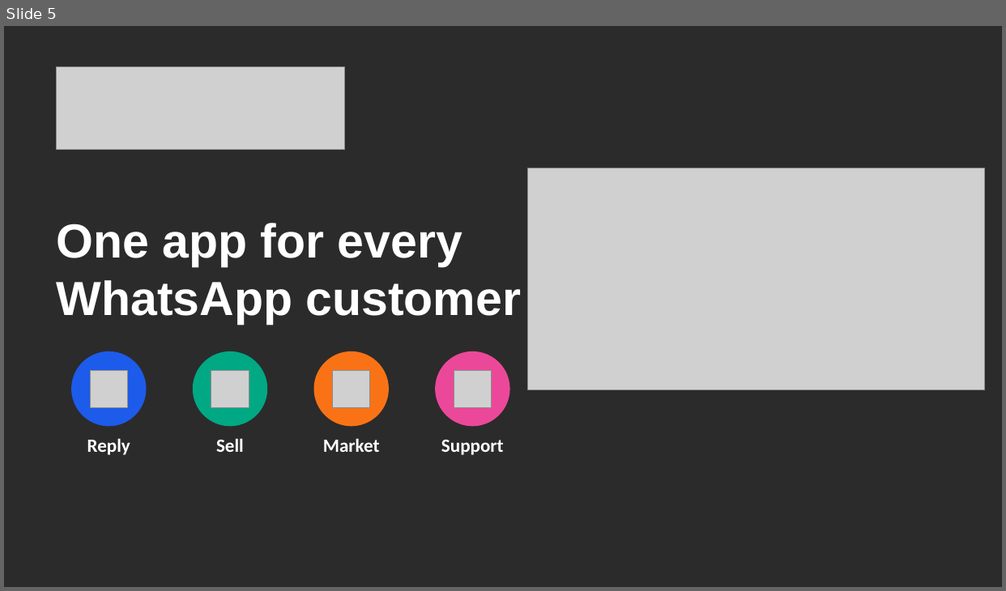
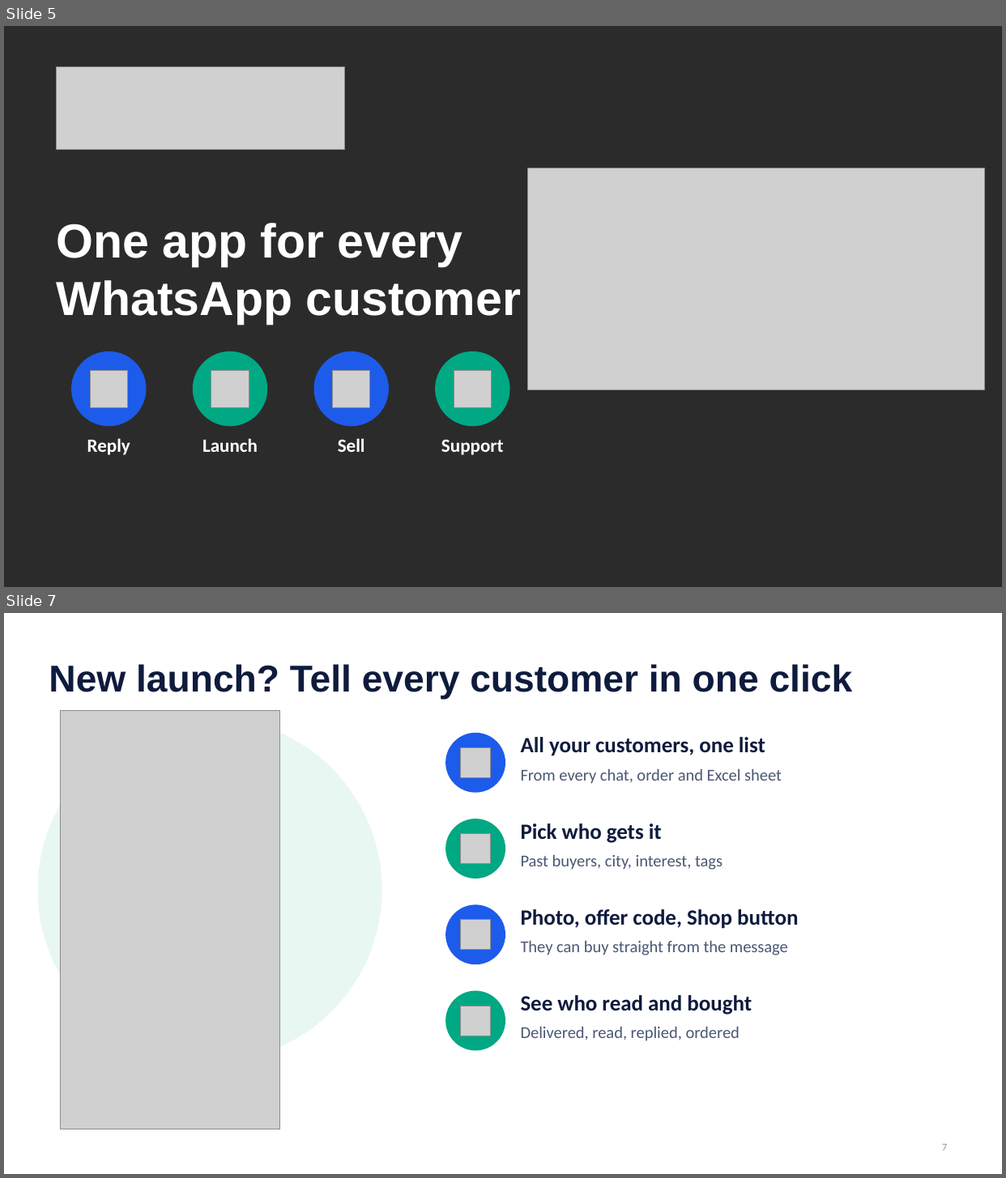
Before and after one commit to tejachennu/Marketing-CRM, a slide deck: docs/presentations/WAMA-CRM-Client-Presentation.pptx. Shown one above the other, each under a label of ours: slide 5 before the commit, slides 5 and 7 after it; the slides between them are not shown. The pictures are 1006x591 and 1006x1178 pixels, drawn with LibreOffice and Linux fonts; fonts in the diff are those of the drawing; grey boxes stand for pictures; background and template pictures are left out; a plain dark background stands for a picture behind light text. Boxes give left, top, right and bottom in pixels: in the first picture for what was removed or moved away, otherwise in the second. Text is boxed around its words. In the diff, an @@ line names an element or a change of style, - is before the commit and + after.

```diff
--- a/docs/presentations/WAMA-CRM-Client-Presentation.pptx
+++ b/docs/presentations/WAMA-CRM-Client-Presentation.pptx
@@ slide 7 added at (x1=4, y1=613, x2=1002, y2=1174), background #FFFFFF @@
@@ title added at (x1=49, y1=664, x2=853, y2=699), 36 pt, text #0E1B3D, bold @@
+New launch? Tell every customer in one click
@@ ellipse added at (x1=38, y1=717, x2=382, y2=1063), fill #E8F7F1 @@
@@ picture added at (x1=60, y1=710, x2=280, y2=1130) @@
@@ ellipse added at (x1=445, y1=733, x2=505, y2=793), fill #1D5BEA @@
@@ picture added at (x1=461, y1=747, x2=491, y2=777) @@
@@ text added at (x1=521, y1=737, x2=765, y2=756), 21 pt, text #0E1B3D, bold @@
+All your customers, one list
@@ text added at (x1=521, y1=769, x2=782, y2=784), 16 pt, text #4A5874 @@
+From every chat, order and Excel sheet
@@ ellipse added at (x1=445, y1=819, x2=505, y2=879), fill #00A884 @@
@@ text added at (x1=521, y1=824, x2=662, y2=843), 21 pt, text #0E1B3D, bold @@
+Pick who gets it
@@ picture added at (x1=461, y1=834, x2=491, y2=864) @@
@@ text added at (x1=521, y1=854, x2=722, y2=870), 16 pt, text #4A5874 @@
+Past buyers, city, interest, tags
@@ ellipse added at (x1=445, y1=905, x2=505, y2=965), fill #1D5BEA @@
@@ picture added at (x1=461, y1=920, x2=491, y2=950) @@
@@ text added at (x1=521, y1=909, x2=798, y2=929), 21 pt, text #0E1B3D, bold @@
+Photo, offer code, Shop button
@@ text added at (x1=521, y1=940, x2=788, y2=956), 16 pt, text #4A5874 @@
+They can buy straight from the message
@@ ellipse added at (x1=445, y1=991, x2=505, y2=1051), fill #00A884 @@
@@ text added at (x1=521, y1=995, x2=752, y2=1015), 21 pt, text #0E1B3D, bold @@
+See who read and bought
@@ picture added at (x1=461, y1=1006, x2=491, y2=1036) @@
@@ text added at (x1=521, y1=1026, x2=739, y2=1041), 16 pt, text #4A5874 @@
+Delivered, read, replied, ordered
@@ page number added at (x1=942, y1=1144, x2=947, y2=1151), 10 pt, text #8A96B0 @@
+7
@@ slide 5 changed as well @@
@@ ellipse at (x1=314, y1=352, x2=389, y2=426): fill #F97316 to #1D5BEA @@
@@ ellipse at (x1=435, y1=352, x2=510, y2=426): fill #EC4899 to #00A884 @@
@@ text added at (x1=202, y1=438, x2=258, y2=452), 18 pt, text #FFFFFF, bold @@
+Launch
@@ text "Sell" moved from (x1=216, y1=438, x2=244, y2=452) to (x1=338, y1=438, x2=365, y2=452) @@
@@ text removed at (x1=323, y1=438, x2=380, y2=452) @@
-Market
```
Also in this commit, not shown: 12 other slides changed, 1 other slide added, 1 slide removed, 9 other files.
